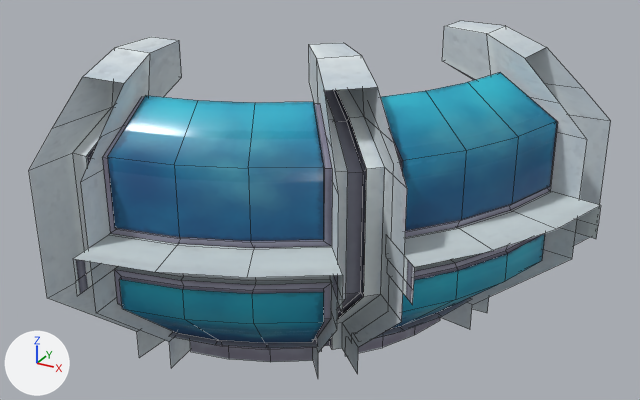
Renders of the FBX model aspenUnityProject/Assets/Art/models/props/HallwayModels/WallsWindows/hallway_wallcurved4.fbx from each side of a commit.
Both versions are drawn from a camera (50 mm lens) standing at (7.65, -8.48, 7.43) and looking at (2.45, 0.98, 2.7). Lighting does not change. The marker at lower left points along +X, +Y and +Z. The older version comes first. Mesh edges are drawn as thin lines. Where no turn or scale is listed for an object, it has been applied to the vertices.

In view in the first picture: 'HallwayWall1CurvedTopRight'.
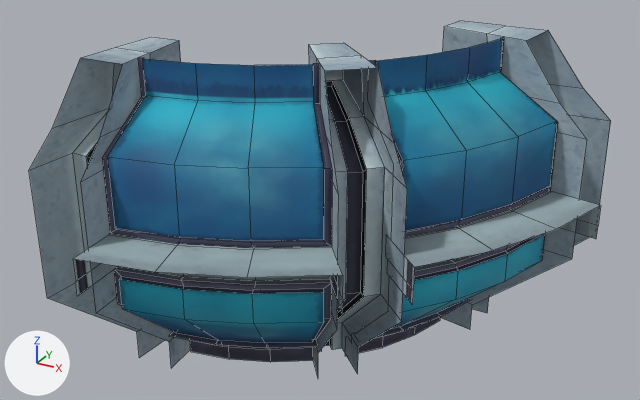
Commit message: Reimported the hallway models into Unity
- Adjusted the hallways so there's no gap on the top
- Reimported the hallways into Unity

The change, as a list of edits to the scene's bpy script:
```text
Change img_hallwaywall_base_color_png:
    img_hallwaywall_base_color_png: load_image('HallwayWall_Base_color.png', '_unpacked/HallwayWall_Base_color.png', 512, 512, 'Non-Color') -> load_image('HallwayWall_Base_color.png', 'HallwayWall_Base_color.png', 512, 512, 'sRGB')
Add img_hallwaywindow_specular_roughness_png:
    img_hallwaywindow_specular_roughness_png = load_image('HallwayWindow_Specular_roughness.png', 'HallwayWindow_Specular_roughness.png', 512, 512, 'Non-Color')
Change mat_hallwaywindow:
    where n3 = _N.new('ShaderNodeTexImage'); n3.name = 'Image Texture.001'
    n3.image: img_hallwaywall_base_color_png -> img_hallwaywindow_specular_roughness_png
Change me_cube_079:
    used by ob_hallwaywall1curvedtopright; location = (0.16, 0.18, 0.5)
    remove me_cube_079.from_pydata(...)  # 416 vertices, 313 faces; spans x -0.29..5.58, y -1.97..3.55, z -0.55..4.15
    add me_cube_079.from_pydata(...)  # 432 vertices, 327 faces; spans x -0.29..5.58, y -1.97..3.55, z -0.55..4.15
    me_cube_079 part 1
    6 vertices in x -0.24..4.39, y -0.69..3.55, z 3.91 move by (0.0, 0.0, 0.24)
    8 new vertices lie (0.0, 0.0, 0.5) away from vertices in x 0.38..3.98, y -0.35..2.88, z 3.65
    8 new vertices lie (0.0, 0.0, 0.46) away from vertices in x 0.47..3.99, y -0.37..2.79, z 3.69
    6 new faces join them, mat_hallwaywindow
    8 new faces join them, mat_hallwaywall (picture img_hallwaywall_base_color_png)
```

What differs and where, as boxes (x1, y1, x2, y2) in the pictures (640 x 400 px):
'HallwayWall1CurvedTopRight', surface changed, reshaped (darker): (29, 21, 611, 376) in both
part 1 of me_cube_079, built on: (53, 26, 583, 146) in both
